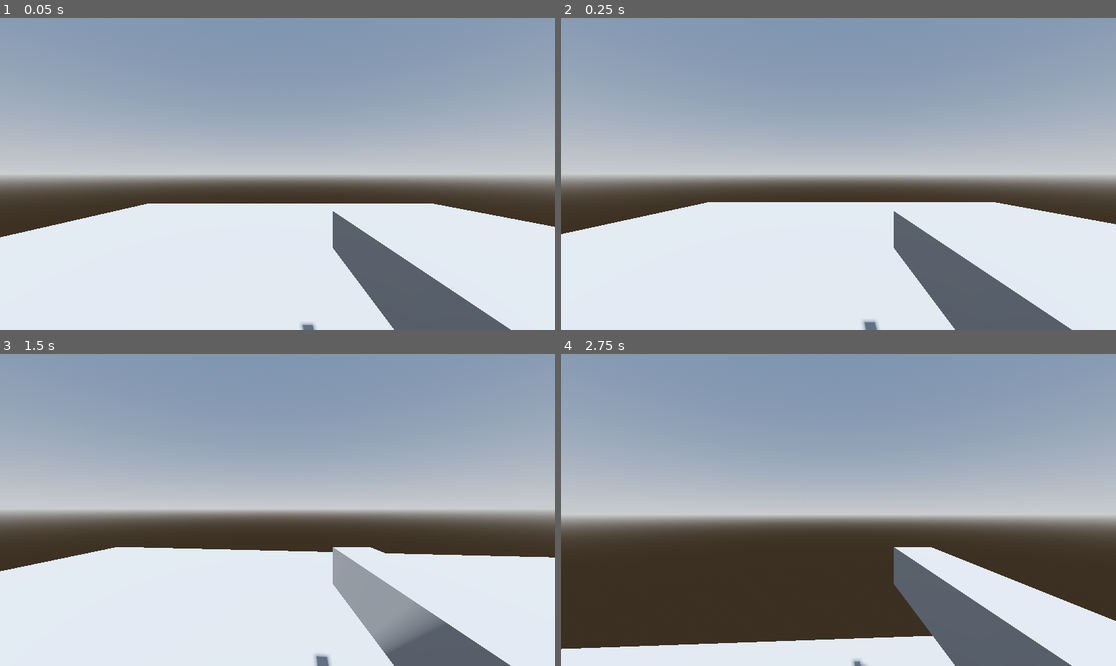
Above: before the commit, frames 1-4 (two rows, left to right).
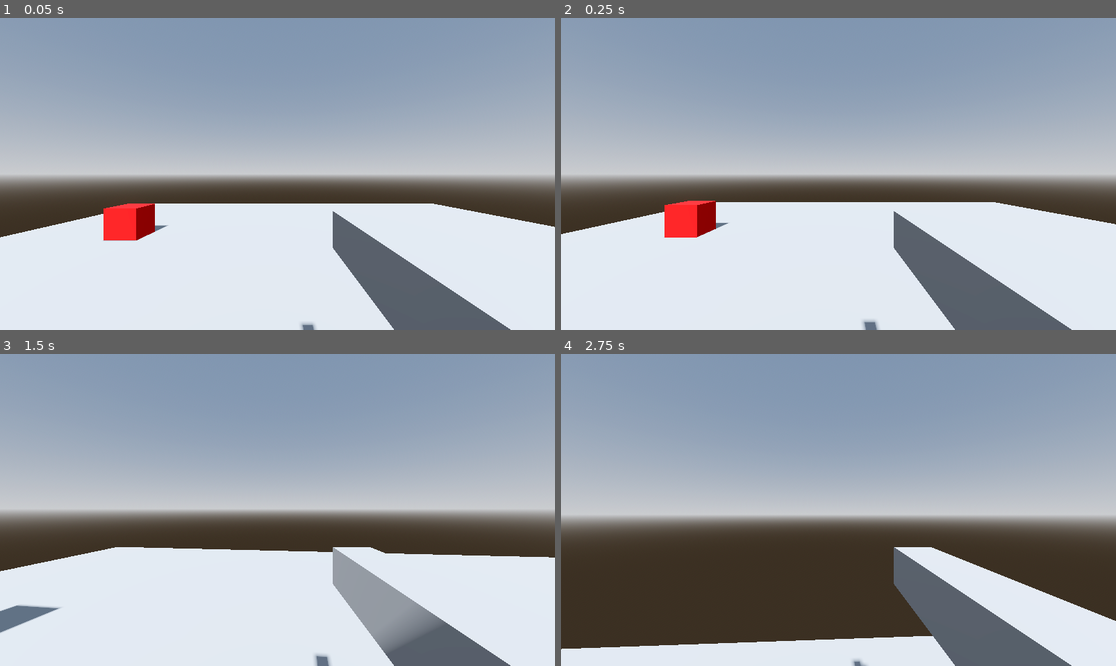
Above: after the commit, the same moments.

Repository: EnderiousGaming/R0-0TRoguelike
Game: Godot game, scene res://scenes/world.tscn
The game is run twice, just before and just after one commit, with the same random seed, the same clock (stepped at 60 frames per second) and the same inputs.
Inputs (mouse positions are in pixels of both pictures, inside the frame that each line leads up to):
- Up to frame 1 (0.05 s): no input
- Up to frame 2 (0.25 s): no input
- Up to frame 3 (1.5 s): tap Enter (ui_accept) at 0.5, 0.77 s; move the mouse to (305, 510) at 0.52 s; hold Up (ui_up) from 0.53 s (still down); click (305, 510) at 0.6 s; move the mouse to (249, 510) at 1.27 s; click (249, 510) at 1.35 s
- Up to frame 4 (2.75 s): keep holding Up (ui_up); tap Enter (ui_accept) at 1.52 s; move the mouse to (849, 503) at 2.02 s; click (849, 503) at 2.1 s

The runs differ from the first frame. In frame 1, 1.1% of the frame differs, in the area x 18-31%, y 59-72%; in frame 2, 1.0%; in frame 3, 0.5%; in frame 4, nothing differs.

Commit message:
Added destrucible dummy target

Diff:
--- /dev/null
+++ b/scenes/enemy.gd
@@ -0,0 +1,14 @@
+extends CharacterBody3D
+
+var health = 3
+
+func take_damage(amount):
+	health -= amount
+	print("Enemy hit! Health remaining: ", health)
+
+	if health <= 0:
+		die()
+
+func die():
+	print("Enemy destroyed!")
+	queue_free() # This completely deletes the node from the game
--- /dev/null
+++ b/scenes/enemy.tscn
@@ -0,0 +1,20 @@
+[gd_scene format=3 uid="uid://cxcouiuwfd02w"]
+
+[ext_resource type="Script" uid="uid://2ltufe2p70j8" path="res://scenes/enemy.gd" id="1_7p1mj"]
+
+[sub_resource type="BoxShape3D" id="BoxShape3D_md0e3"]
+
+[sub_resource type="StandardMaterial3D" id="StandardMaterial3D_4ra3w"]
+albedo_color = Color(1, 0, 0, 1)
+
+[sub_resource type="BoxMesh" id="BoxMesh_5uy6h"]
+material = SubResource("StandardMaterial3D_4ra3w")
+
+[node name="Enemy" type="CharacterBody3D" unique_id=1355696254]
+script = ExtResource("1_7p1mj")
+
+[node name="CollisionShape3D" type="CollisionShape3D" parent="." unique_id=2085275426]
+shape = SubResource("BoxShape3D_md0e3")
+
+[node name="MeshInstance3D" type="MeshInstance3D" parent="." unique_id=442172353]
+mesh = SubResource("BoxMesh_5uy6h")
--- a/scenes/player.gd
+++ b/scenes/player.gd
@@ -53,6 +53,9 @@
 func fire_weapon():
 	if aim_raycast.is_colliding():
 		var target = aim_raycast.get_collider()
-		print("PEW! You hit: ", target.name)
-	else:
-		print("PEW! You missed.")
+
+		# Check if the thing we hit has the 'take_damage' script attached
+		if target.has_method("take_damage"):
+			target.take_damage(1) # Deal 1 damage!
+		else:
+			print("PEW! You hit a wall: ", target.name)
--- a/scenes/world.tscn
+++ b/scenes/world.tscn
@@ -1,6 +1,7 @@
 [gd_scene format=3 uid="uid://dbhrcwgu5wykn"]
 
 [ext_resource type="PackedScene" uid="uid://bjifcg4kkf0n6" path="res://scenes/player.tscn" id="1_nnsk1"]
+[ext_resource type="PackedScene" uid="uid://cxcouiuwfd02w" path="res://scenes/enemy.tscn" id="2_rwgxs"]
 
 [sub_resource type="ProceduralSkyMaterial" id="ProceduralSkyMaterial_nnsk1"]
 sky_horizon_color = Color(0.66224277, 0.6717428, 0.6867428, 1)
@@ -30,3 +31,12 @@
 
 [node name="Player" parent="." unique_id=665301636 instance=ExtResource("1_nnsk1")]
 transform = Transform3D(1, 0, 0, 0, 1, 0, 0, 0, 1, -0.9011092, 1.6220384, 4.196512)
+
+[node name="Enemy" parent="." unique_id=1355696254 instance=ExtResource("2_rwgxs")]
+transform = Transform3D(1, 0, 0, 0, 1, 0, 0, 0, 1, -5.5347385, 1, 6.760109)
+
+[node name="Enemy2" parent="." unique_id=227273080 instance=ExtResource("2_rwgxs")]
+transform = Transform3D(1, 0, 0, 0, 1, 0, 0, 0, 1, -6.332243, 1, 3.3740954)
+
+[node name="Enemy3" parent="." unique_id=901211199 instance=ExtResource("2_rwgxs")]
+transform = Transform3D(1, 0, 0, 0, 1, 0, 0, 0, 1, -5.817487, 0.99999905, -2.6392164)
Not shown, added: scenes/enemy.gd.uid
